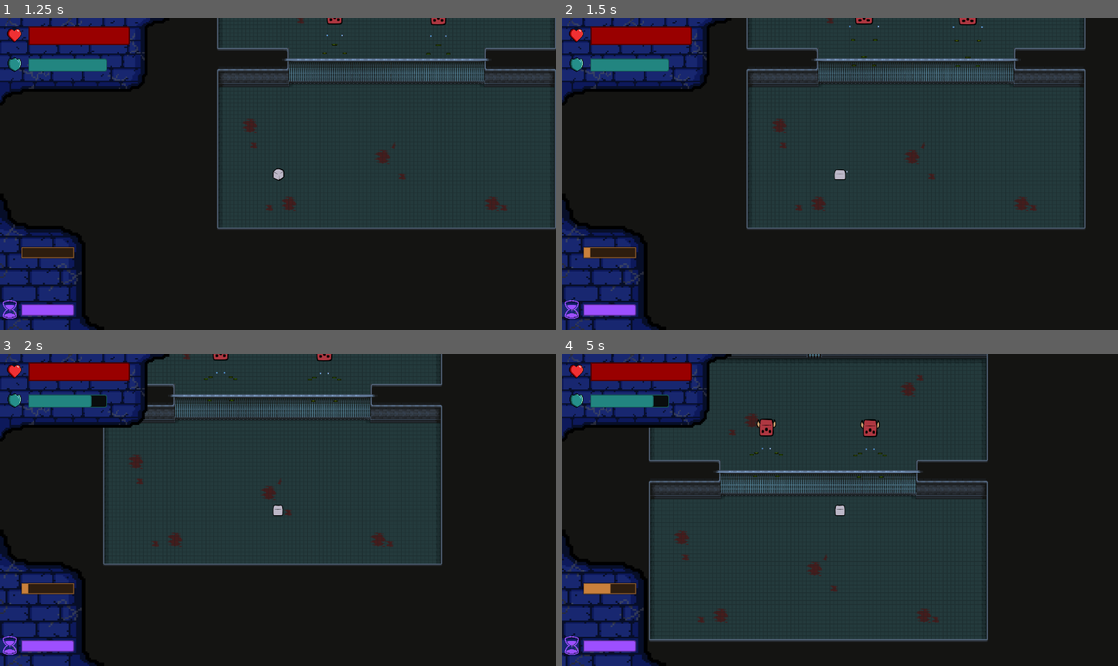
Above: before the commit, frames 1-4 (two rows, left to right).
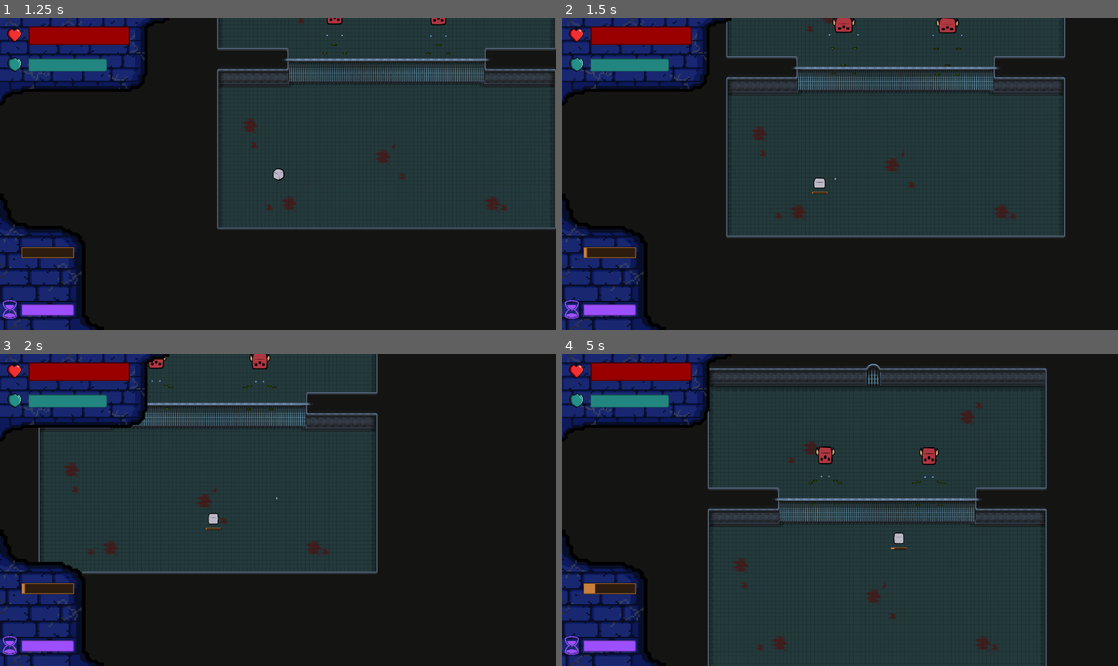
Above: after the commit, the same moments.

Repository: TheMilanMiracle/pyramid-scam-games-game
Game: Godot game, scene res://scenes/UI/main_menu.tscn
Same seed, same stepped clock (60 frames per second), same inputs: the game is played once before the commit and once after it. The engine's default icon, where the game draws it, is replaced by a stand-in: a white triangle on a blue panel in a dark square.
Inputs (mouse positions are in pixels of both pictures, inside the frame that each line leads up to):
- Up to frame 1 (1.25 s): click "Start" at 0.5 s
- Up to frame 2 (1.5 s): move the mouse to (962, 158) at 1.27 s; hold D (right) from 1.28 s (still down); tap Space (space) at 1.35 s; click (962, 158) at 1.42 s
- Up to frame 3 (2 s): keep holding D (right)
- Up to frame 4 (5 s): move the mouse to (728, 525) at 2.02 s; release D (right) at 2.03 s; hold S (down) 2.03-2.78 s; tap F (force) at 2.1 s; click (728, 525) at 2.17 s; tap Space (space) at 2.3, 3.05, 3.6, 4.35 s; tap Enter at 2.75 s; move the mouse to (895, 441) at 2.77 s; hold D (right) 2.78-3.53 s; hold E (select) 2.78-3.53 s; click (895, 441) at 2.92 s; move the mouse to (812, 572) at 3.52 s; hold W (up) 3.53-4.28 s; click (812, 572) at 3.67 s; move the mouse to (650, 422) at 4.27 s; hold A (left) from 4.28 s (still down); click (650, 422) at 4.42 s

Frame 1 is identical in both runs. In frame 2, 11% of the frame differs, in the area x 4-95%, y 0-77%; in frame 3, 17%; in frame 4, 28%, in the area x 5-88%, y 0-100%.

Commit message:
polish player mechanics and camera movent. plus minor boss tweaks

Diff:
--- a/juego-single/scenes/player/player.tscn
+++ b/juego-single/scenes/player/player.tscn
@@ -283,6 +283,23 @@
 transitions = ["Start", "idle", SubResource("AnimationNodeStateMachineTransition_1yi5g"), "idle", "attack", SubResource …(197 unchanged characters)…
 graph_offset = Vector2(0, 38.7869)
 
+[sub_resource type="StyleBoxFlat" id="StyleBoxFlat_34dlb"]
+bg_color = Color(0.18, 0.1149, 0.054, 1)
+border_width_left = 2
+border_width_top = 2
+border_width_right = 2
+border_width_bottom = 2
+border_color = Color(0.568627, 0.364706, 0.172549, 1)
+shadow_size = 2
+
+[sub_resource type="StyleBoxFlat" id="StyleBoxFlat_8qe2y"]
+bg_color = Color(0.788235, 0.501961, 0.235294, 1)
+border_width_left = 2
+border_width_top = 2
+border_width_right = 2
+border_width_bottom = 2
+border_color = Color(0.57, 0.36385, 0.171, 1)
+
 [sub_resource type="StyleBoxFlat" id="StyleBoxFlat_h5mxd"]
 bg_color = Color(0.18, 0, 0, 1)
 border_width_left = 3
@@ -352,26 +369,12 @@
 corner_radius_top_right = 5
 corner_radius_bottom_right = 5
 
-[sub_resource type="StyleBoxFlat" id="StyleBoxFlat_34dlb"]
-bg_color = Color(0.18, 0.1149, 0.054, 1)
-border_width_left = 2
-border_width_top = 2
-border_width_right = 2
-border_width_bottom = 2
-border_color = Color(0.568627, 0.364706, 0.172549, 1)
-shadow_size = 2
-
-[sub_resource type="StyleBoxFlat" id="StyleBoxFlat_8qe2y"]
-bg_color = Color(0.788235, 0.501961, 0.235294, 1)
-border_width_left = 2
-border_width_top = 2
-border_width_right = 2
-border_width_bottom = 2
-border_color = Color(0.57, 0.36385, 0.171, 1)
-
 [node name="Player" type="CharacterBody2D"]
 collision_mask = 6
 script = ExtResource("1_mos1g")
+HEALTH = null
+SHIELD = null
+MAX_SHIELD = null
 
 [node name="CollisionShape" type="CollisionShape2D" parent="."]
 position = Vector2(0, 2)
@@ -438,6 +441,24 @@
 parameters/conditions/idle_or_moving = false
 parameters/attack/blend_position = Vector2(0, 0)
 parameters/idle/blend_position = Vector2(-0.600442, -0.684211)
+
+[node name="QolHeatBar" type="ProgressBar" parent="."]
+anchors_preset = 7
+anchor_left = 0.5
+anchor_top = 1.0
+anchor_right = 0.5
+anchor_bottom = 1.0
+offset_left = -48.0
+offset_top = 60.0
+offset_right = 48.0
+offset_bottom = 72.0
+grow_horizontal = 2
+grow_vertical = 0
+theme_override_styles/background = SubResource("StyleBoxFlat_34dlb")
+theme_override_styles/fill = SubResource("StyleBoxFlat_8qe2y")
+step = 1.0
+value = 50.0
+show_percentage = false
 
 [node name="UI" type="CanvasLayer" parent="."]
 process_mode = 3
--- a/juego-single/scenes/rooms/boss_room.tscn
+++ b/juego-single/scenes/rooms/boss_room.tscn
@@ -12,6 +12,9 @@
 [node name="Player" parent="." node_paths=PackedStringArray("slow_area") instance=ExtResource("3_fvh5i")]
 position = Vector2(0, 500)
 scale = Vector2(1.5, 1.5)
+HEALTH = 10
+SHIELD = 5
+MAX_SHIELD = 5
 slow_area = NodePath("../SlowArea")
 
 [node name="Boss" parent="." node_paths=PackedStringArray("player") instance=ExtResource("1_5v7bm")]
--- a/juego-single/scripts/entities/boss/attack_state.gd
+++ b/juego-single/scripts/entities/boss/attack_state.gd
@@ -35,15 +35,15 @@
 
 	boss.direction = (boss.player.global_position - boss.global_position).normalized()
 
-	for i in range(-3, 4):
+	for i in range(-7, 8):
 		var bullet: Bullet = pkd_bullet.instantiate()
 		get_parent().get_parent().add_child(bullet)
 
 		bullet.global_position = boss.normal_bullet_marker.global_position
-		bullet.rotation = boss.bullet_pivot.rotation  + (0.1 * i)
+		bullet.rotation = boss.bullet_pivot.rotation  + (0.2 * i)
 
 		bullet.scale = Vector2(2.5, 2.5)
 		bullet.modulate = Color(0.9, 0.4, 0.8)
-		bullet.SPEED_MULTIPLIER = 0.7
+		bullet.SPEED_MULTIPLIER = 0.4
 
 	timer.start()
--- a/juego-single/scripts/entities/boss/charged_attack_state.gd
+++ b/juego-single/scripts/entities/boss/charged_attack_state.gd
@@ -15,16 +15,17 @@
 
 	boss.direction = (boss.player.global_position - boss.global_position).normalized()
 
-	var bullet: Bullet = pkd_bullet.instantiate()
-	get_parent().get_parent().add_child(bullet)
+	for i in range(-1, 2):
+		var bullet: Bullet = pkd_bullet.instantiate()
+		get_parent().get_parent().add_child(bullet)
 
-	bullet.global_position = boss.charged_bullet_marker.global_position
-	bullet.rotation = boss.bullet_pivot.rotation
-	bullet.SPEED_MULTIPLIER = 0.15
-	bullet.DAMAGE = 3
+		bullet.global_position = boss.charged_bullet_marker.global_position
+		bullet.rotation = boss.bullet_pivot.rotation + (0.3 * i)
+		bullet.SPEED_MULTIPLIER = 0.15
+		bullet.DAMAGE = 3
 
-	bullet.scale = Vector2(10, 10)
-	bullet.modulate = Color(0.95, 0.45, 0.9)
+		bullet.scale = Vector2(10, 10)
+		bullet.modulate = Color(0.95, 0.45, 0.9)
 
 
 func state_transition(machine: StateMachine) -> void:
--- a/juego-single/scripts/player/player.gd
+++ b/juego-single/scripts/player/player.gd
@@ -1,6 +1,7 @@
 extends CharacterBody2D
 class_name Player
 
+@onready var camera: Camera2D = $Camera
 @onready var pivot: Node2D = $Pivot
 @onready var sprite: Sprite2D = $Pivot/MainSprite
 @onready var death_sprite: Sprite2D = $Pivot/DeathSprite
@@ -21,13 +22,17 @@
 @onready var cooldown_progress: ProgressBar = %CooldownProgress
 @onready var victory_menu: Control = $UI/victory_menu
 
+@onready var qol_heat_bar: ProgressBar = $QolHeatBar
+
+var camera_toggle: bool = false
+
 const SPEED = 1000.0
 var direction: Vector2 = Vector2.ZERO
 @export var HEALTH: int = 10
 @export var SHIELD: int = 5
 @export var MAX_SHIELD: int = 5
 var HEAT: int = 0
-const MAX_HEAT: int = 10
+const MAX_HEAT: int = 25
 var overheated: bool = false
 
 var defaultColor: Color
@@ -54,6 +59,7 @@
 	shield_bar.value = SHIELD
 
 	heat_bar.max_value = 100
+	qol_heat_bar.max_value = 100
 	heat_bar.value = 0
 
 	slow_area_cooldown_timer = slow_area.cooldown_timer
@@ -61,6 +67,9 @@
 
 
 func _physics_process(delta) -> void:
+	#CAMERA
+	_point_camera()
+
 	#HUD
 	if damaged_timer.time_left:
 		shield_cd_bar.value = (damaged_timer.wait_time - damaged_timer.time_left) / damaged_timer.wait_time * 100
@@ -74,9 +83,14 @@
 	else:
 		heat_bar.value = float(HEAT) / float(MAX_HEAT) * 100
 
-	#print("value %d" % heat_bar.value)
-	#if not overheated: print("calc %f" % (HEAT / MAX_HEAT * 100))
-	#print("HEAT %d" % HEAT)
+	if HEAT:
+		if overheated:
+			qol_heat_bar.value = overheat_timer.time_left / overheat_timer.wait_time * 100
+		else:
+			qol_heat_bar.show()
+			qol_heat_bar.value = float(HEAT) / float(MAX_HEAT) * 100
+	else:
+		qol_heat_bar.hide()
 
 	#MOVEMENT
 	var Xdirection = Input.get_axis("left", "right")
@@ -105,6 +119,10 @@
 		match event.button_index:
 			MOUSE_BUTTON_LEFT:
 				_shoot()
+				_point_camera()
+
+	if event.is_action_released("space"):
+		camera_toggle = not camera_toggle
 
 
 func victory() -> void:
@@ -147,12 +165,13 @@
 
 		pivot.look_at(get_global_mouse_position())
 
-		bullet = bullet.instantiate()
-		bullet.modulate = bullet_color
-		get_parent().add_child(bullet)
-
-		bullet.global_position = marker.global_position
-		bullet.rotation = pivot.rotation
+		var bullet_i: Bullet = bullet.instantiate()
+		bullet_i.modulate = bullet_color
+		get_parent().add_child(bullet_i)
+
+		bullet_i.global_position = marker.global_position
+		bullet_i.rotation = pivot.rotation
+		bullet_i.SPEED_MULTIPLIER = 2.
 
 		HEAT = min(HEAT + 1, MAX_HEAT)
 		decrease_heat_timer.start()
@@ -182,6 +201,24 @@
 	heat_bar.get_theme_stylebox("fill").bg_color = Color("c9803c")
 
 
+func _point_camera() -> void:
+	const max_move = 400
+	const move_speed = 25
+	var mouse_direction = (get_local_mouse_position() - camera.position).normalized()
+
+	if not camera_toggle:
+		camera.position = Vector2(
+			move_toward(camera.position.x, 0, move_speed * 5),
+			move_toward(camera.position.y, 0, move_speed * 5),
+		)
+		return
+
+	camera.position = Vector2(
+		move_toward(camera.position.x, max_move * mouse_direction[0], move_speed),
+		move_toward(camera.position.y, max_move * mouse_direction[1], move_speed),
+	)
+
+
 func update_animation_parameters() -> void:
 	animation_tree["parameters/conditions/idle_or_moving"] = true
 
Not shown, changed: juego-single/scenes/rooms/room_01.tscn
